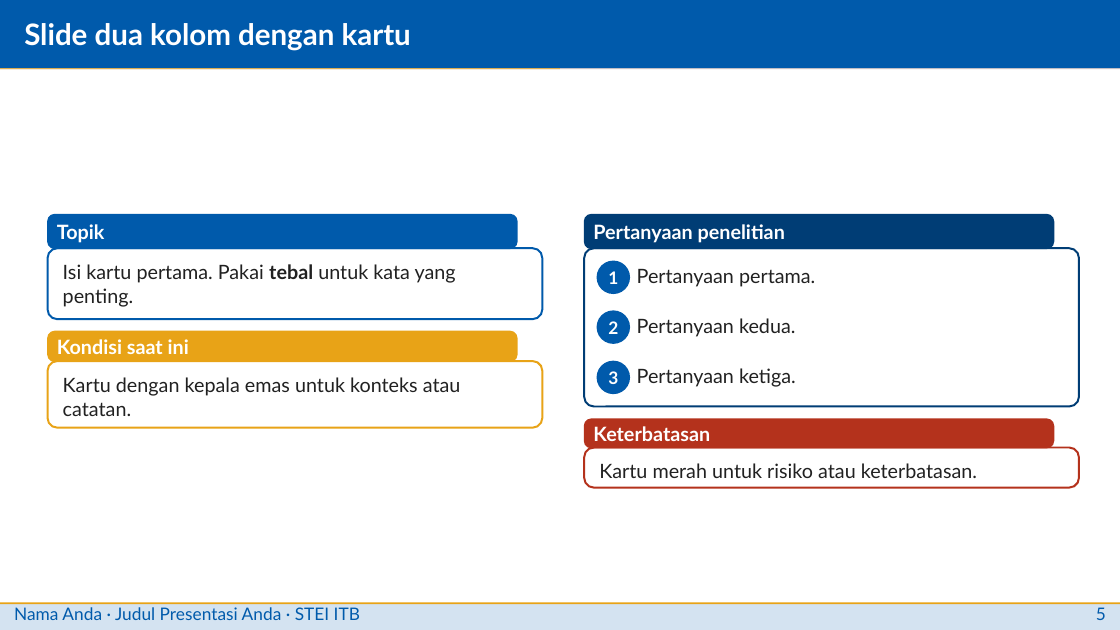
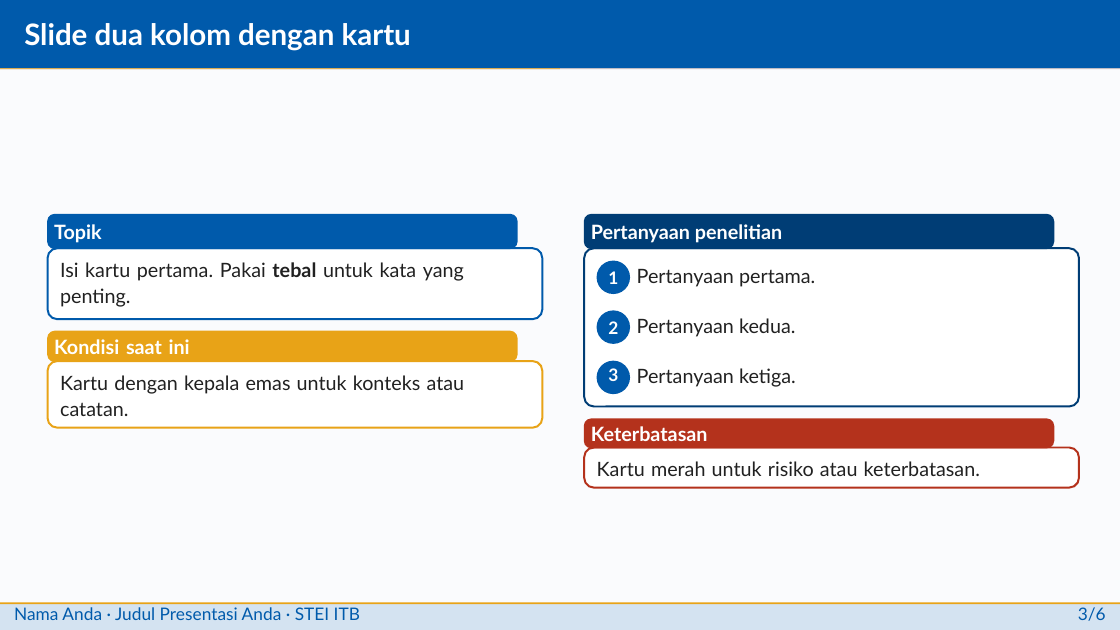
Before and after one commit to situkangsayur/deck-templates, a slide deck: slide 5 of itb-stei/libreoffice/contoh-itb.pptx. Drawn at 1120x630 pixels with LibreOffice and Linux fonts; fonts in the diff are those of the drawing; background and template pictures are left out. Boxes give left, top, right and bottom in pixels: in the first picture for what was removed or moved away, otherwise in the second. Text is boxed around its words. In the diff, an @@ line names an element or a change of style, - is before the commit and + after.

```diff
--- a/itb-stei/libreoffice/contoh-itb.pptx
+++ b/itb-stei/libreoffice/contoh-itb.pptx
@@ background #FFFFFF to #FAFBFD @@
@@ line spacing 1 to 17pt in 3 elements at (48,249,543,319), (48,361,543,427), (585,448,1080,488) @@
@@ text at (1078,607,1106,621): text changed @@
-5
+3/6
```
Also in this commit, not shown: 8 other slides changed, 1 slide added, 1 slide removed, 5 other files.
